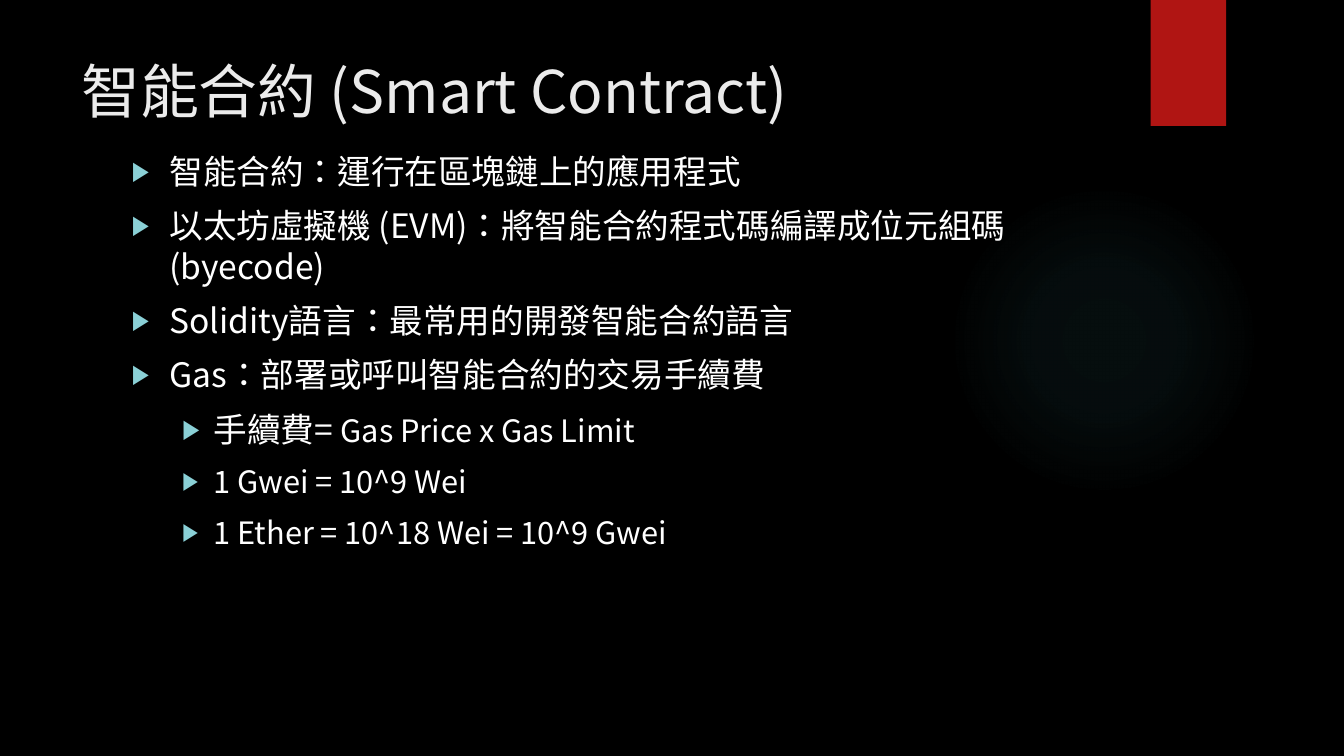
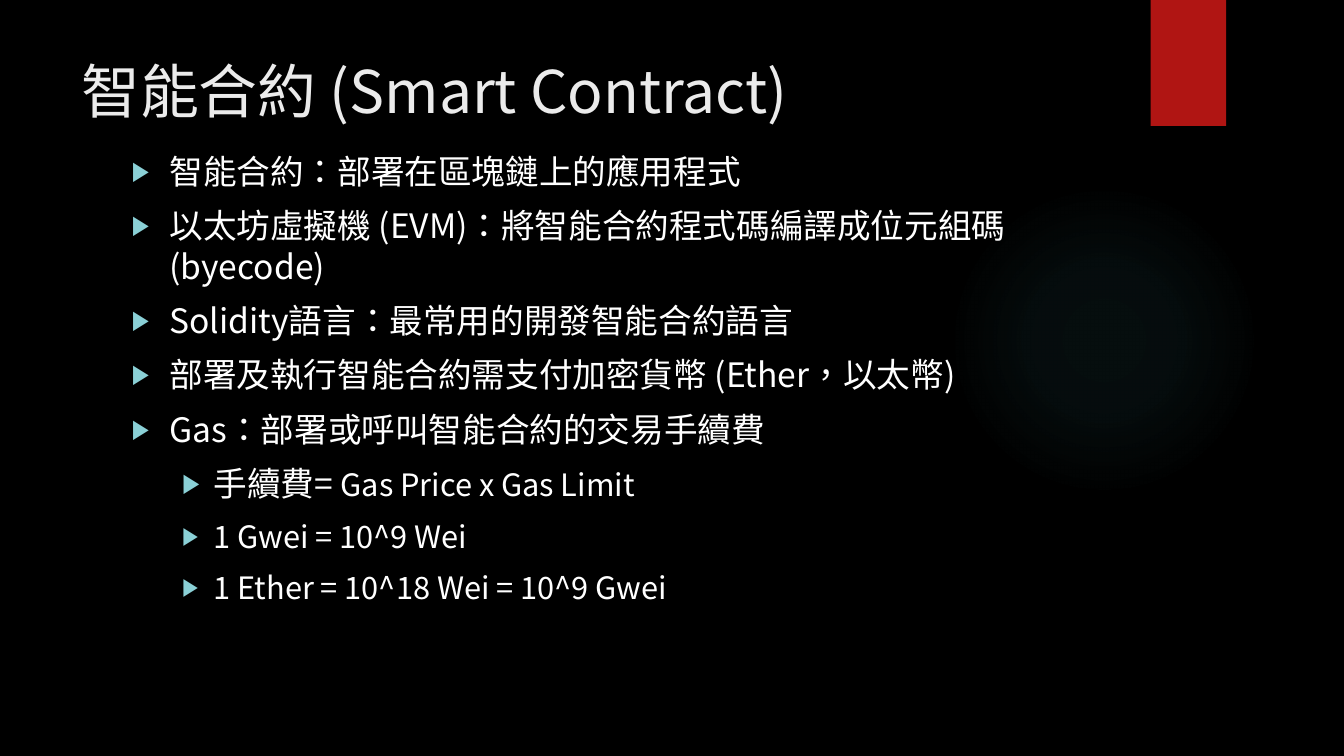
Before and after one commit to wtpai/DAppGit, a slide deck: slide 7 of 區塊鏈─智能合約實作.pptx. Drawn at 1344x756 pixels with LibreOffice and Linux fonts; fonts in the diff are those of the drawing; background and template pictures are left out. Boxes give left, top, right and bottom in pixels: in the first picture for what was removed or moved away, otherwise in the second. Text is boxed around its words. In the diff, an @@ line names an element or a change of style, - is before the commit and + after.

```diff
--- a/區塊鏈─智能合約實作.pptx
+++ b/區塊鏈─智能合約實作.pptx
@@ text at bbox=[170, 155, 741, 187]: text changed @@
-▶ 智能合約：運行在區塊鏈上的應用程式
+▶ 智能合約：部署在區塊鏈上的應用程式
@@ text at bbox=[170, 358, 956, 394]: paragraph added @@
+▶ 部署及執行智能合約需支付加密貨幣 (Ether，以太幣)
```
Also in this commit, not shown: 7 other slides changed, 3 slides added, 13 other files.
